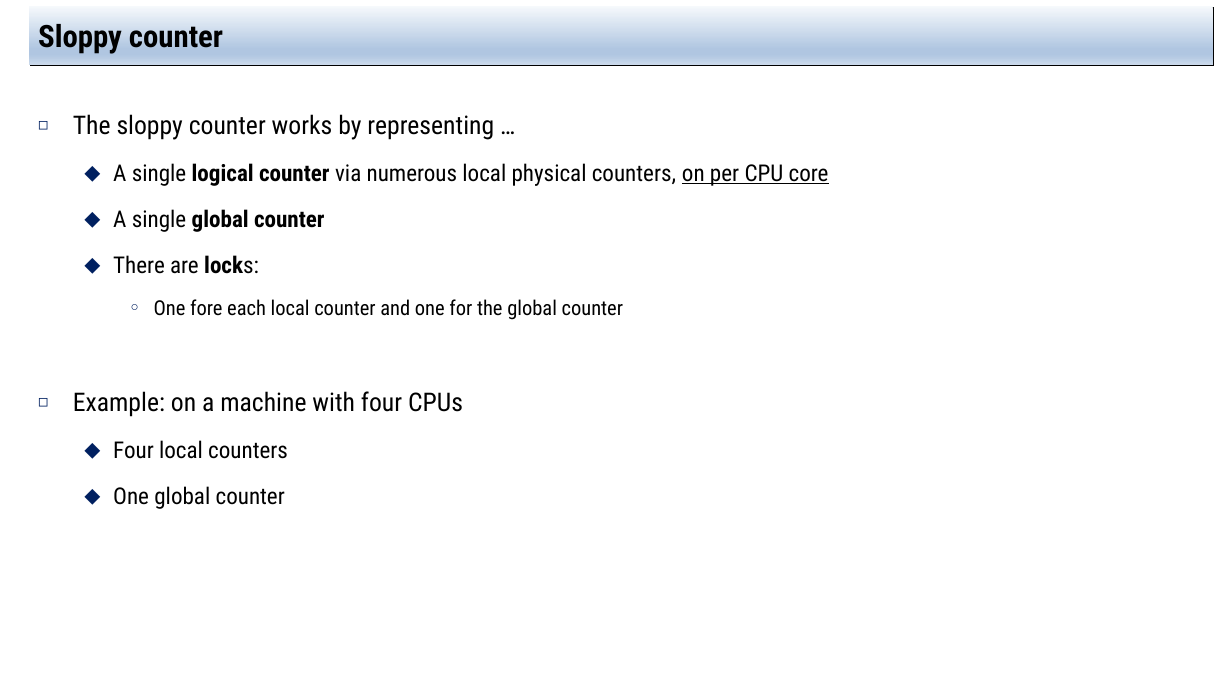
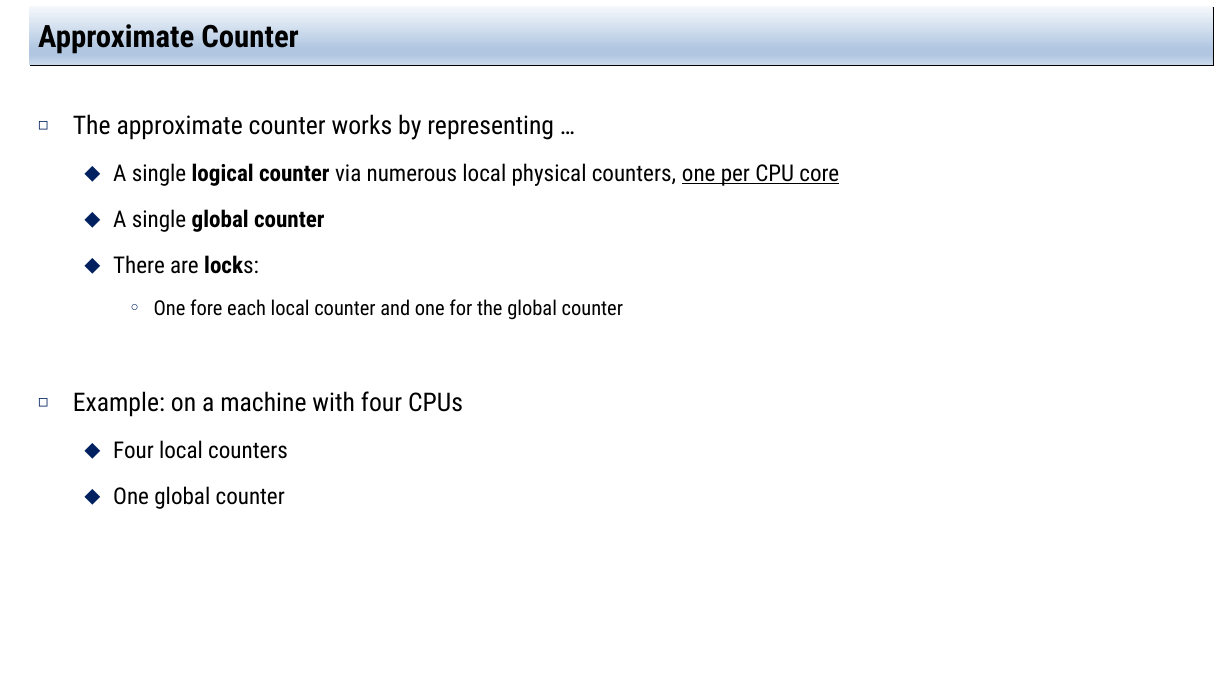
Before and after one commit to jachermocilla/extra-course-materials, a slide deck: slide 11 of cmsc125/ostep/slides/02.Concurrency/29.Lock-based_Concurrent_Data_Structures.pptx. Drawn at 1232x693 pixels with LibreOffice and Linux fonts; fonts in the diff are those of the drawing. Boxes give left, top, right and bottom in pixels: in the first picture for what was removed or moved away, otherwise in the second. Text is boxed around its words. In the diff, an @@ line names an element or a change of style, - is before the commit and + after.

```diff
--- a/cmsc125/ostep/slides/02.Concurrency/29.Lock-based_Concurrent_Data_Structures.pptx
+++ b/cmsc125/ostep/slides/02.Concurrency/29.Lock-based_Concurrent_Data_Structures.pptx
@@ title at [38,19,299,54]: text changed @@
-Sloppy counter
+Approximate Counter
@@ text at [73,114,839,186]: text changed @@
-◻ The sloppy counter works by representing …
-  ⬥ A single logical counter via numerous local physical counters, on per CPU core
+◻ The approximate counter works by representing …
+  ⬥ A single logical counter via numerous local physical counters, one per CPU core
```
Also in this commit, not shown: 9 other slides changed, 1 other file.
